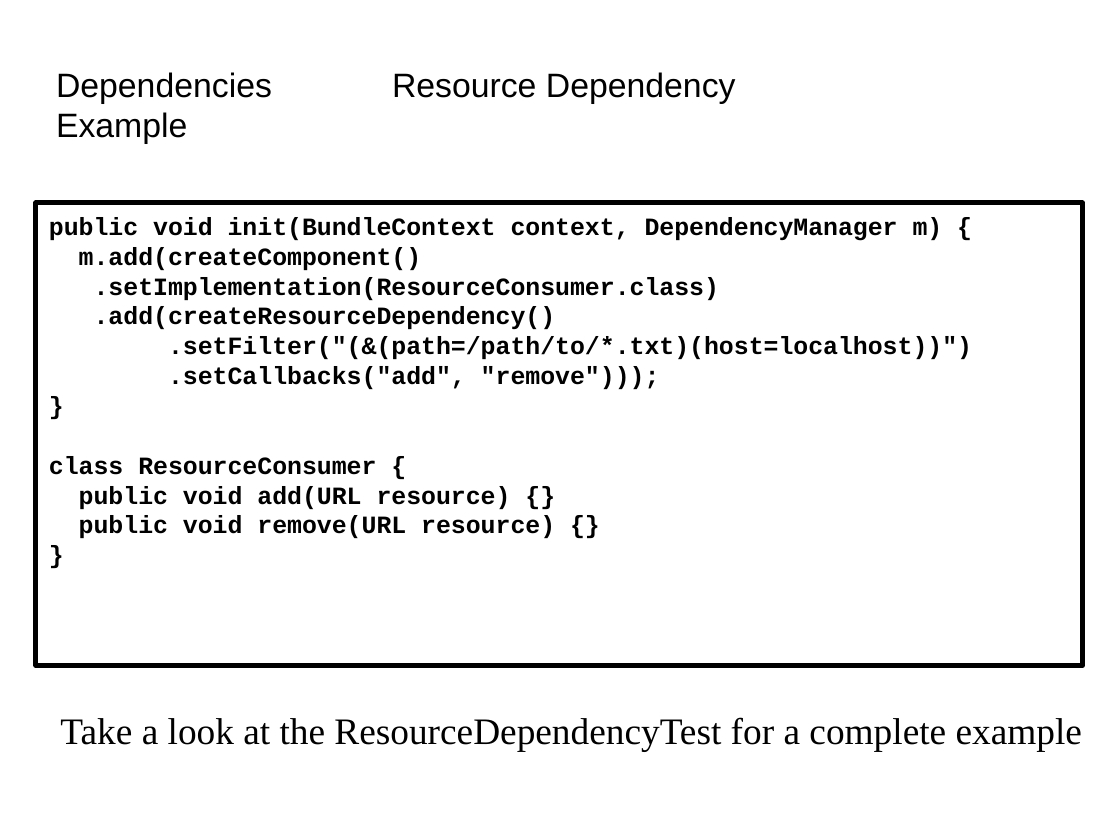
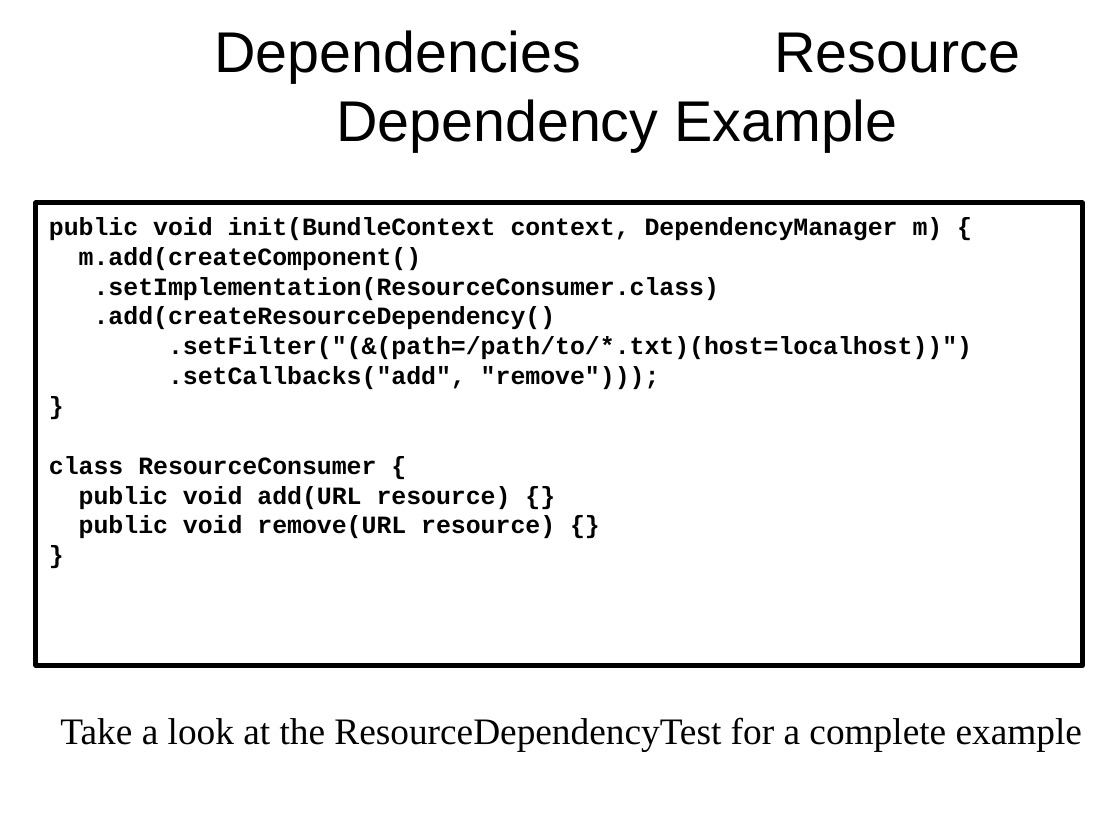
Before and after one commit to rotty3000/felix, a slide deck: slide 22 of dependencymanager/docs/A_Glance_At_DependencyManager.odp. Drawn at 1120x840 pixels with LibreOffice and Linux fonts; fonts in the diff are those of the drawing; background and template pictures are left out. Boxes give left, top, right and bottom in pixels: in the first picture for what was removed or moved away, otherwise in the second. Text is boxed around its words. In the diff, an @@ line names an element or a change of style, - is before the commit and + after.

```diff
--- a/dependencymanager/docs/A_Glance_At_DependencyManager.odp
+++ b/dependencymanager/docs/A_Glance_At_DependencyManager.odp
@@ title "Dependencies Resource Dependency Example": place and size @@
-title "Dependencies Resource Dependency Example" at [56, 72, 736, 104]
+title "Dependencies Resource Dependency Example" at [214, 30, 1020, 151]
@@ title "Dependencies Resource Dependency Example" at [214, 30, 1020, 151]: size 21.7 to 36.9 pt; alignment left to centre @@
```
Also in this commit, not shown: 56 other slides changed, 1 slide added.
